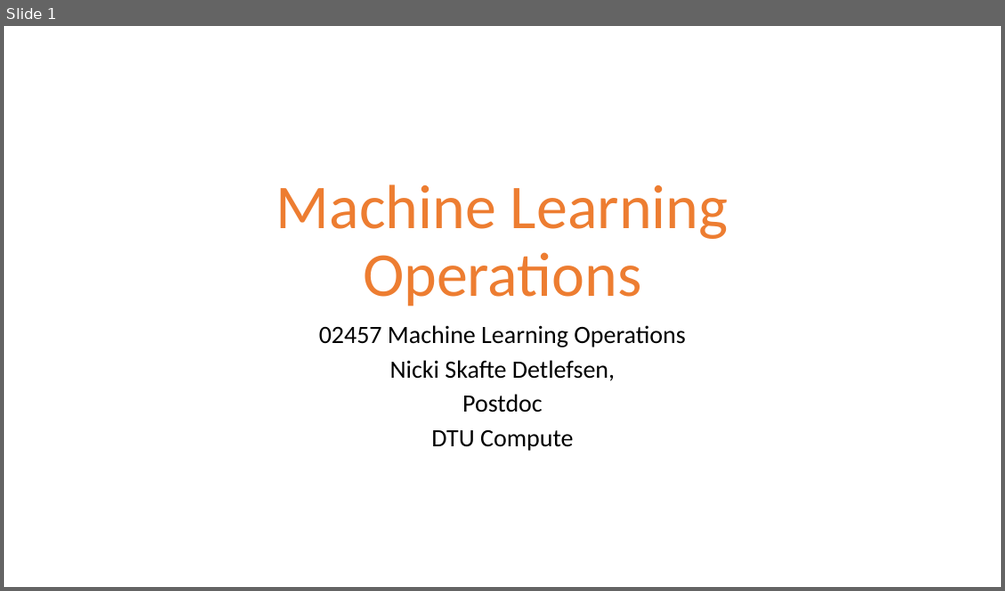
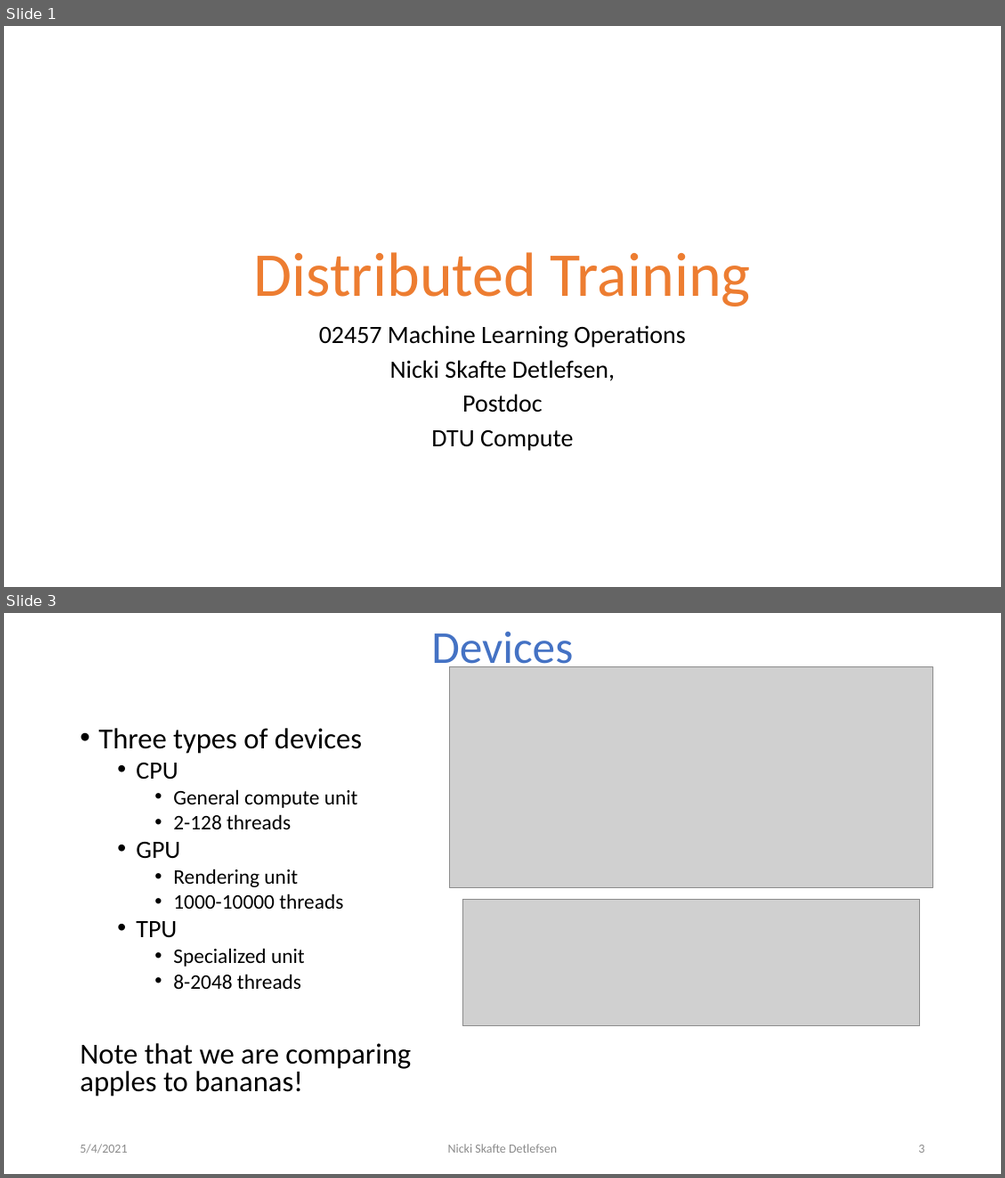
Before and after one commit to DeepEasterbunny/dtu_mlops, a slide deck: 7_distributed_training/DistributedTraining.pptx. Shown one above the other, each under a label of ours: slide 1 before the commit, slides 1 and 3 after it; the slides between them are not shown. The pictures are 1005x591 and 1005x1178 pixels, drawn with LibreOffice and Linux fonts; fonts in the diff are those of the drawing; grey boxes stand for pictures; background and template pictures are left out. Boxes give left, top, right and bottom in pixels: in the first picture for what was removed or moved away, otherwise in the second. Text is boxed around its words. In the diff, an @@ line names an element or a change of style, - is before the commit and + after.

```diff
--- a/7_distributed_training/DistributedTraining.pptx
+++ b/7_distributed_training/DistributedTraining.pptx
@@ slide 3 added at (4,613,1001,1174), background #FFFFFF @@
@@ title added at (431,631,573,674), 44 pt, text #4472C4 @@
+Devices
@@ picture added at (450,666,933,888) @@
@@ text added at (80,728,411,1096), 20 pt, text #000000 @@
+• Three types of devices
+  • CPU
+    • General compute unit
+    • 2-128 threads
+  • GPU
+    • Rendering unit
+    • 1000-10000 threads
+  • TPU
+    • Specialized unit
+    • 8-2048 threads
+Note that we are comparing apples to bananas!
@@ picture added at (462,899,920,1026) @@
@@ text added at (80,1143,127,1153), 12 pt, text #8C8C8C @@
+5/4/2021
@@ text added at (448,1143,557,1152), 12 pt, text #8C8C8C @@
+Nicki Skafte Detlefsen
@@ page number added at (918,1144,924,1152), 12 pt, text #8C8C8C @@
+3
@@ slide 1 changed as well @@
@@ title at (254,252,751,306): text changed @@
-Machine Learning Operations
+Distributed Training
```
Also in this commit, not shown: 4 other slides changed, 4 other slides added, 3 slides removed, 4 other files.
